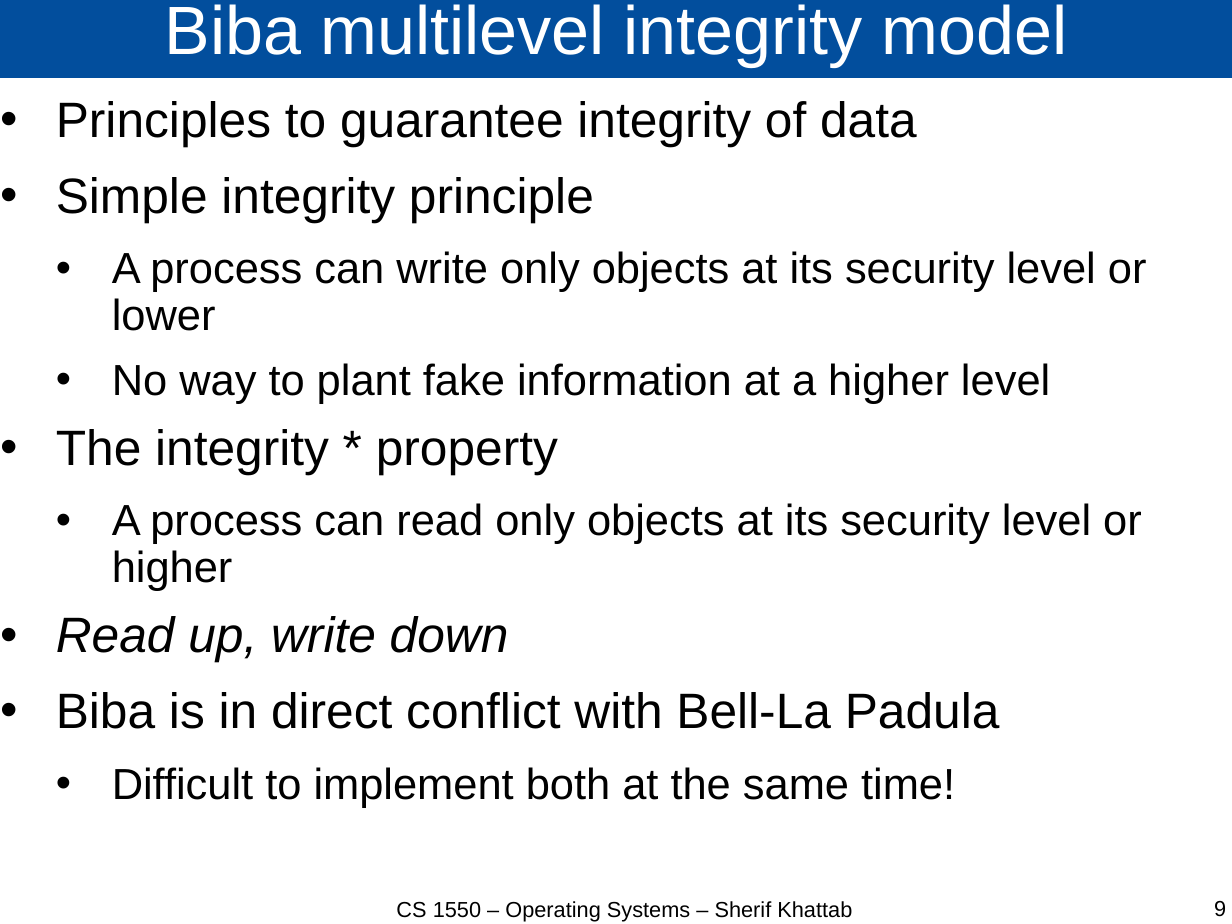
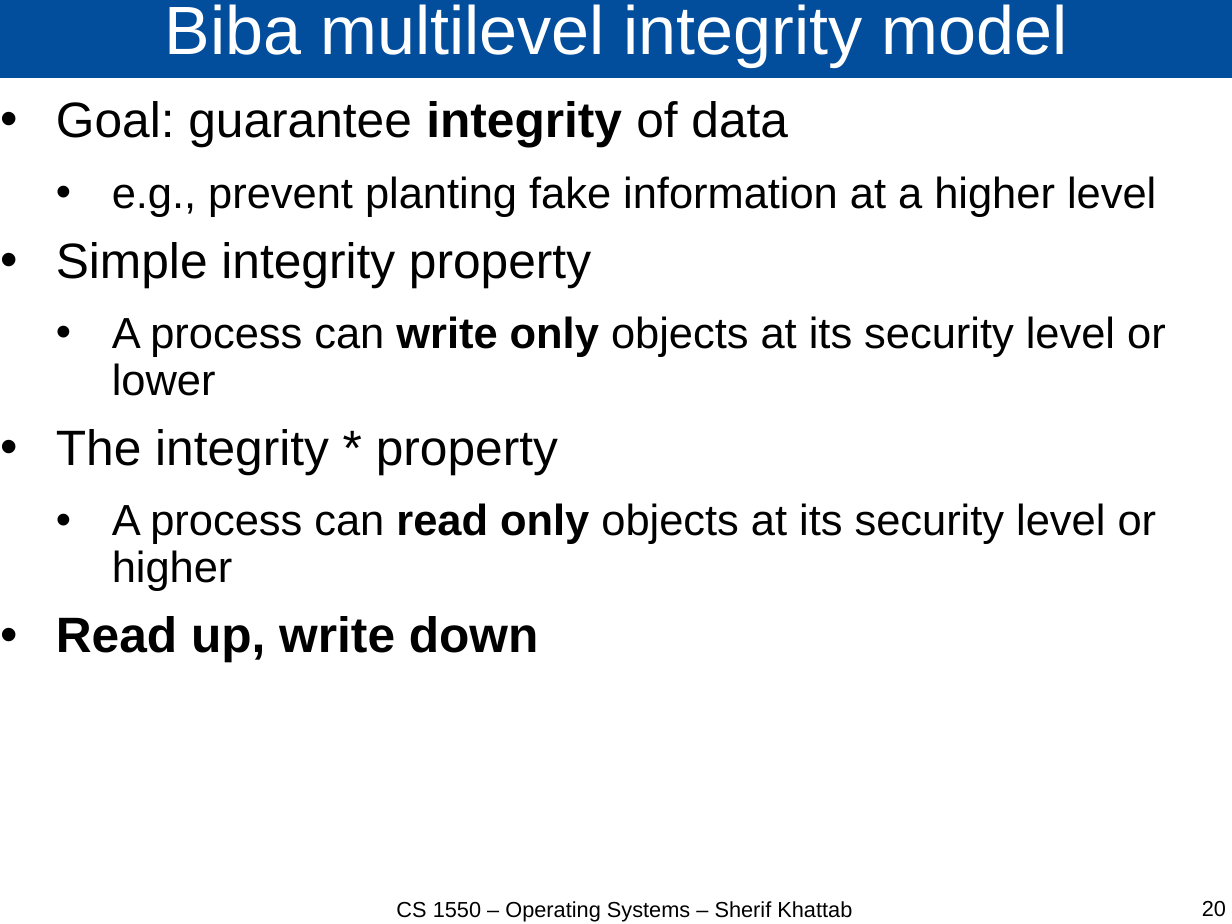
Before and after one commit to cs1550-2244/cs1550-code-handouts, a slide deck: slide 20 of DraftSlides/Lecture26.pptx (slide 9 before the commit). Drawn at 1232x924 pixels with LibreOffice and Linux fonts; fonts in the diff are those of the drawing. Boxes give left, top, right and bottom in pixels: in the first picture for what was removed or moved away, otherwise in the second. Text is boxed around its words. In the diff, an @@ line names an element or a change of style, - is before the commit and + after.

```diff
--- a/DraftSlides/Lecture26.pptx
+++ b/DraftSlides/Lecture26.pptx
@@ text at box(56, 101, 1156, 287): text changed @@
-• Principles to guarantee integrity of data
-• Simple integrity principle
+• Goal: guarantee integrity of data
+  • e.g., prevent planting fake information at a higher level
+• Simple integrity property
@@ text at box(56, 316, 1166, 662): bold on in "write only", "read only", "Read up, write down"; italic off in "Read up, write down" @@
@@ text at box(112, 363, 1050, 404): paragraph removed @@
-  • No way to plant fake information at a higher level
@@ text at box(56, 692, 1000, 808): paragraphs removed @@
-• Biba is in direct conflict with Bell-La Padula
-  • Difficult to implement both at the same time!
@@ page number at box(1202, 901, 1226, 917): text changed @@
-9
+20
```
Also in this commit, not shown: 9 other slides changed, 12 slides added, 6 slides removed, 3 other files.
